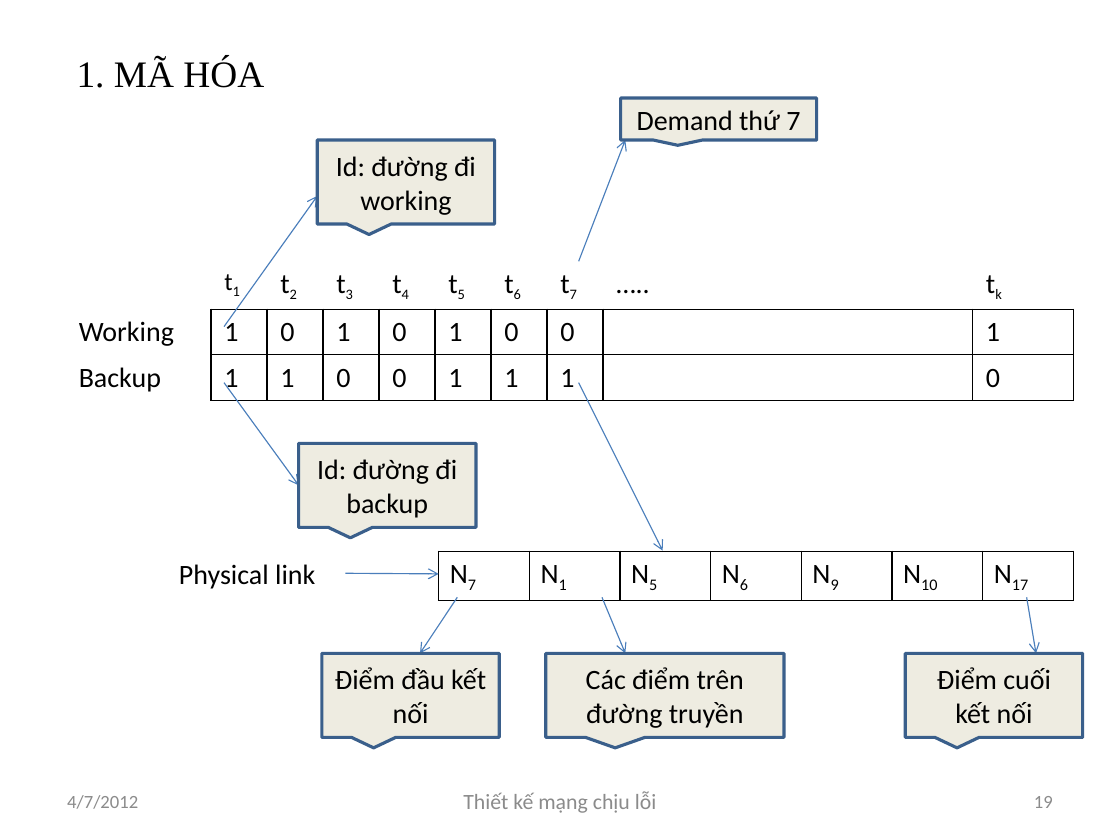
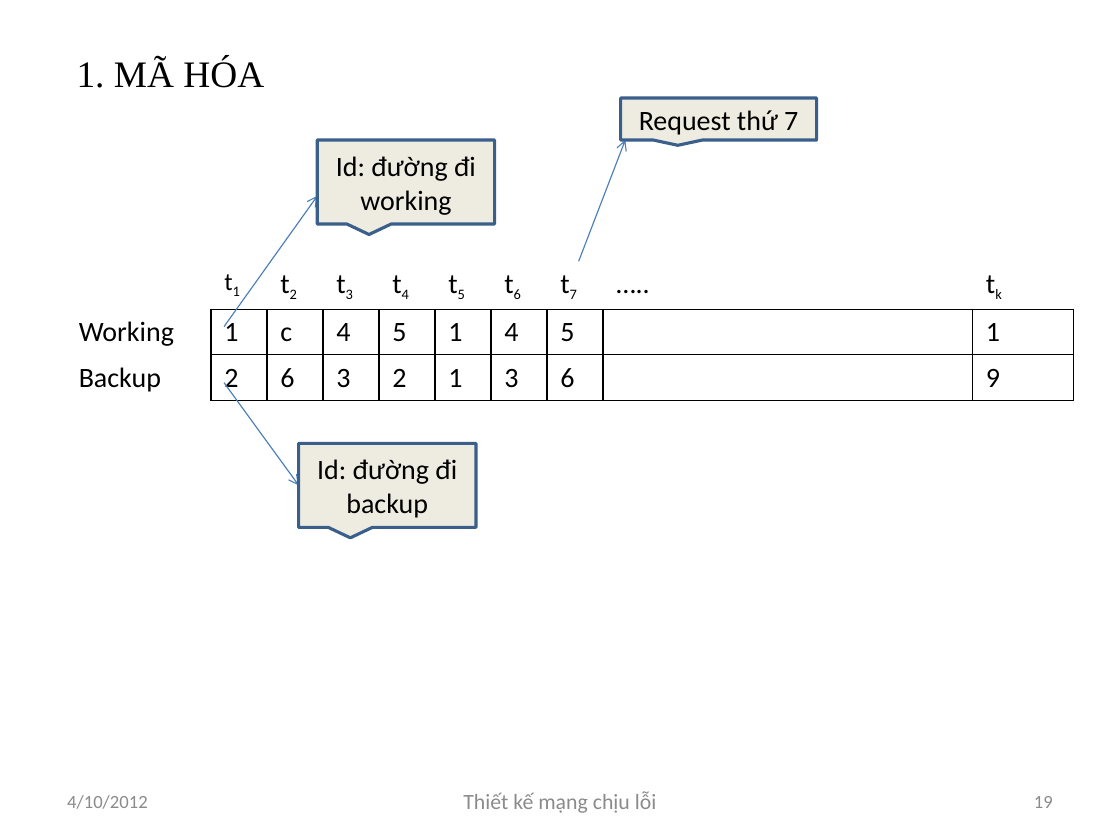
Before and after one commit to luongnv89/GAMSOND, a slide deck: slide 19 of Presents/Luongnv.Intro6.0.pptx. Drawn at 1120x840 pixels with LibreOffice and Linux fonts; fonts in the diff are those of the drawing. Boxes give left, top, right and bottom in pixels: in the first picture for what was removed or moved away, otherwise in the second. Text is boxed around its words. In the diff, an @@ line names an element or a change of style, - is before the commit and + after.

```diff
--- a/Presents/Luongnv.Intro6.0.pptx
+++ b/Presents/Luongnv.Intro6.0.pptx
@@ text in speech box at [639, 110, 798, 135]: text changed @@
-Demand thứ 7
+Request thứ 7
@@ table at [65, 261, 1073, 398] @@
-row 2: Working | 1 | 0 | 1 | 0 | 1 | 0 | 0 |  | 1
+row 2: Working | 1 | c | 4 | 5 | 1 | 4 | 5 |  | 1
-row 3: Backup | 1 | 1 | 0 | 0 | 1 | 1 | 1 |  | 0
+row 3: Backup | 2 | 6 | 3 | 2 | 1 | 3 | 6 |  | 9
@@ arrow removed from (579, 383) to (663, 551) @@
@@ text removed at [179, 564, 315, 589] @@
-Physical link
@@ table removed at [439, 551, 1074, 597], 1 rows, 7 columns @@
-N7 | N1 | N5 | N6 | N9 | N10 | N17
@@ arrow removed from (345, 573) to (439, 573) @@
@@ arrow removed from (457, 597) to (420, 653) @@
@@ arrow removed from (603, 597) to (625, 653) @@
@@ arrow removed from (1027, 597) to (1036, 653) @@
@@ speech box removed at [321, 653, 498, 737] @@
-Điểm đầu kết nối
@@ speech box removed at [545, 653, 784, 737] @@
-Các điểm trên đường truyền
@@ speech box removed at [905, 653, 1082, 737] @@
-Điểm cuối kết nối
@@ text at [67, 795, 148, 809]: text changed @@
-4/7/2012
+4/10/2012
```
Also in this commit, not shown: 35 other slides changed, 18 other files.
